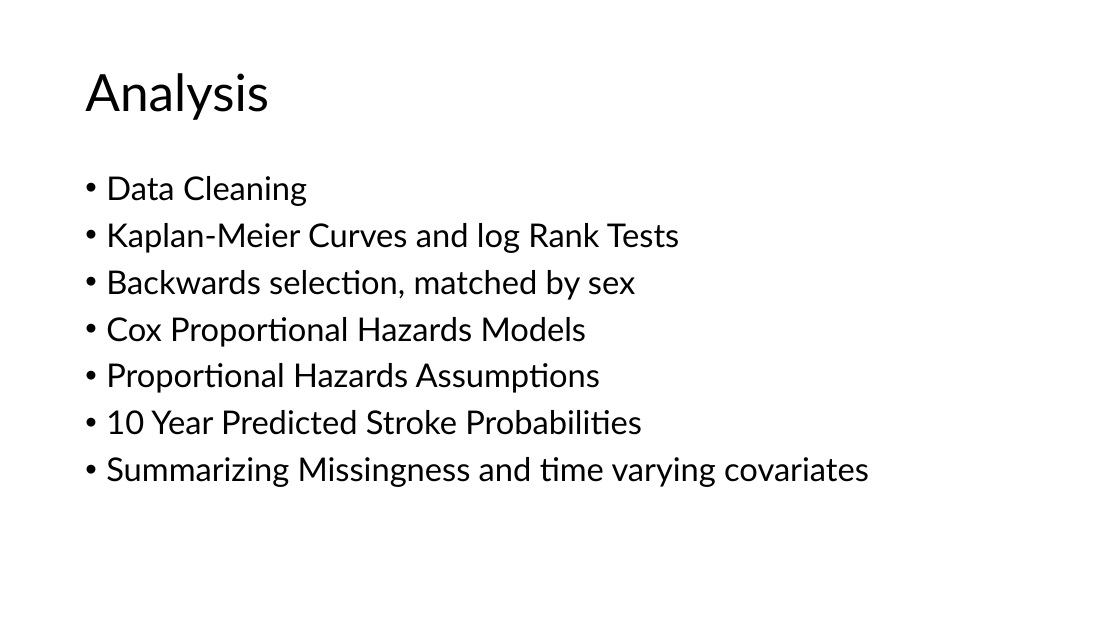
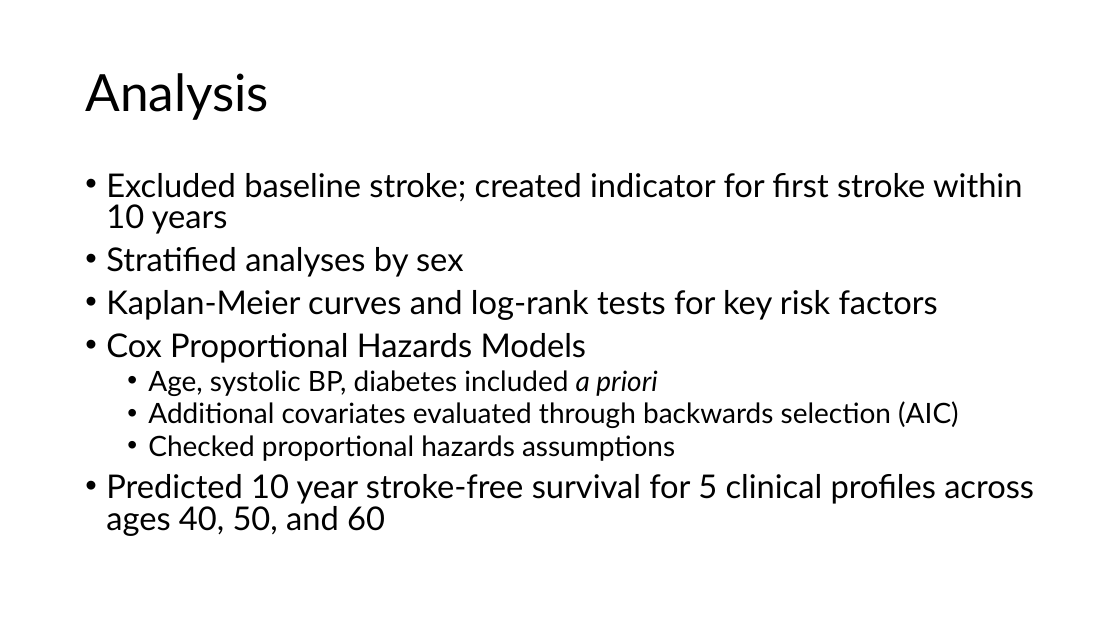
Before and after one commit to eweible/BIOS6624, a slide deck: slide 4 of P3/Dissemination/P3_Presentation.pptx. Drawn at 1120x630 pixels with LibreOffice and Linux fonts; fonts in the diff are those of the drawing. Boxes give left, top, right and bottom in pixels: in the first picture for what was removed or moved away, otherwise in the second. Text is boxed around its words. In the diff, an @@ line names an element or a change of style, - is before the commit and + after.

```diff
--- a/P3/Dissemination/P3_Presentation.pptx
+++ b/P3/Dissemination/P3_Presentation.pptx
@@ text at (x1=106, y1=173, x2=1022, y2=320): text changed @@
-• Data Cleaning
-• Kaplan-Meier Curves and log Rank Tests
-• Backwards selection, matched by sex
+• Excluded baseline stroke; created indicator for first stroke within 10 years
+• Stratified analyses by sex
+• Kaplan-Meier curves and log-rank tests for key risk factors
@@ text at (x1=106, y1=333, x2=587, y2=363): line spacing 0.9 to 0.8 @@
@@ text at (x1=106, y1=370, x2=1034, y2=536): text changed; size 28 to 24 pt @@
-• Proportional Hazards Assumptions
-• 10 Year Predicted Stroke Probabilities
-• Summarizing Missingness and time varying covariates
+  • Age, systolic BP, diabetes included a priori
+  • Additional covariates evaluated through backwards selection (AIC)
+  • Checked proportional hazards assumptions
+• Predicted 10 year stroke-free survival for 5 clinical profiles across ages 40, 50, and 60
```
Also in this commit, not shown: 3 other slides changed, 2 slides added, 2 slides removed.
